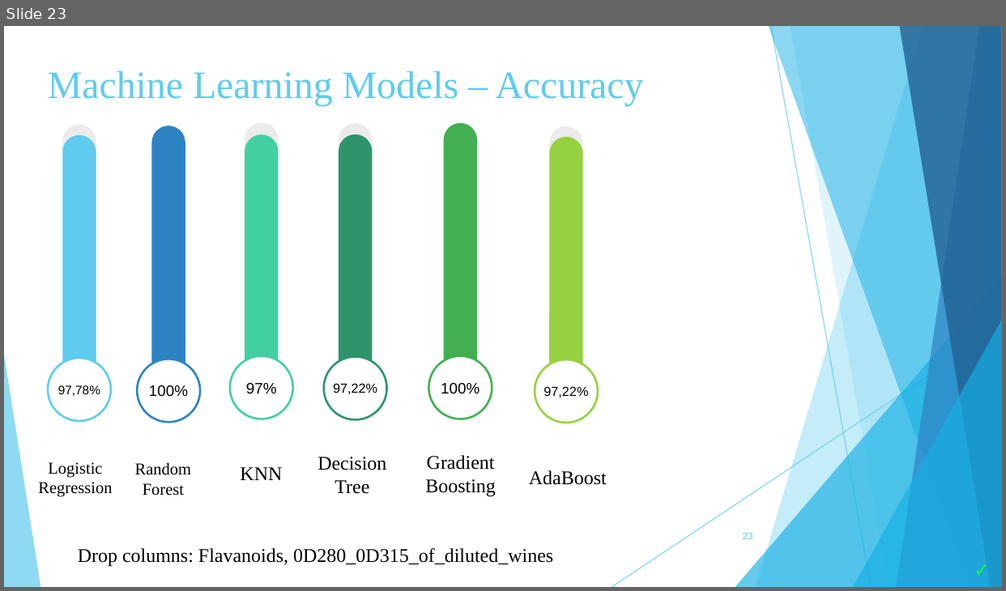
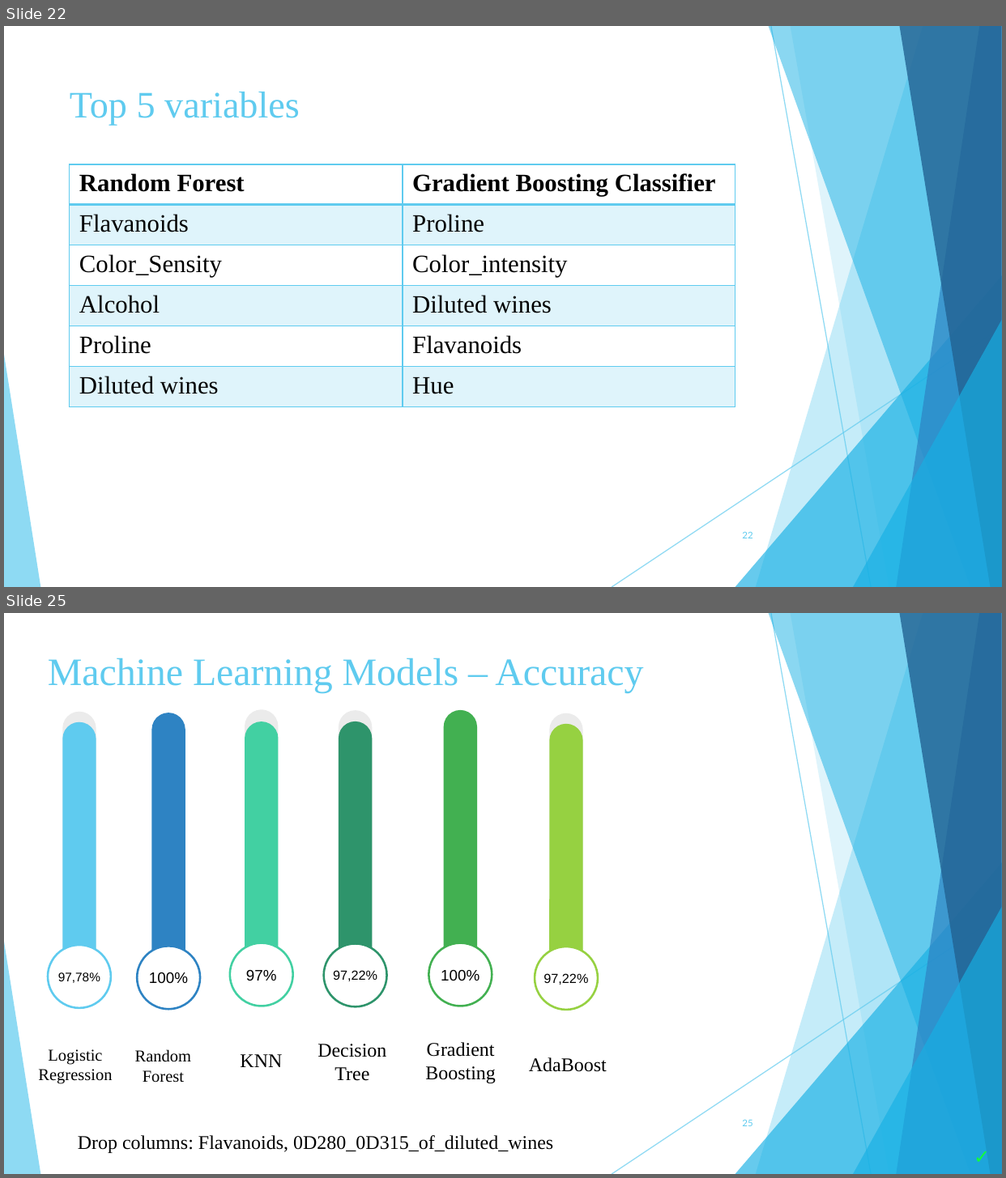
Before and after one commit to zoekelepiri/WineDataPrediction, a slide deck: Wine Data Set (3).pptx. Shown one above the other, each under a label of ours: slide 23 before the commit, slides 22 and 25 after it; the slides between them are not shown. The pictures are 1006x591 and 1006x1178 pixels, drawn with LibreOffice and Linux fonts; fonts in the diff are those of the drawing. Boxes give left, top, right and bottom in pixels: in the first picture for what was removed or moved away, otherwise in the second. Text is boxed around its words. In the diff, an @@ line names an element or a change of style, - is before the commit and + after.

```diff
--- a/Wine Data Set (3).pptx
+++ b/Wine Data Set (3).pptx
@@ slide 22 added at bbox=[4, 26, 1002, 587], background #FFFFFF; not listed: 10 template elements that a slide beside it also shows @@
@@ title added at bbox=[70, 92, 300, 126], 27 pt, text #5FCBEF @@
+Top 5 variables
@@ table added at bbox=[69, 165, 735, 408], 6 rows, 2 columns @@
+Random Forest | Gradient Boosting Classifier
+Flavanoids | Proline
+Color_Sensity | Color_intensity
+Alcohol | Diluted wines
+Proline | Flavanoids
+Diluted wines | Hue
@@ page number added at bbox=[742, 531, 752, 539], 6.8 pt, text #5FCBEF @@
+22
@@ what was slide 23 is now slide 25 @@
```
Also in this commit, not shown: 6 slides changed, 1 other slide added.
